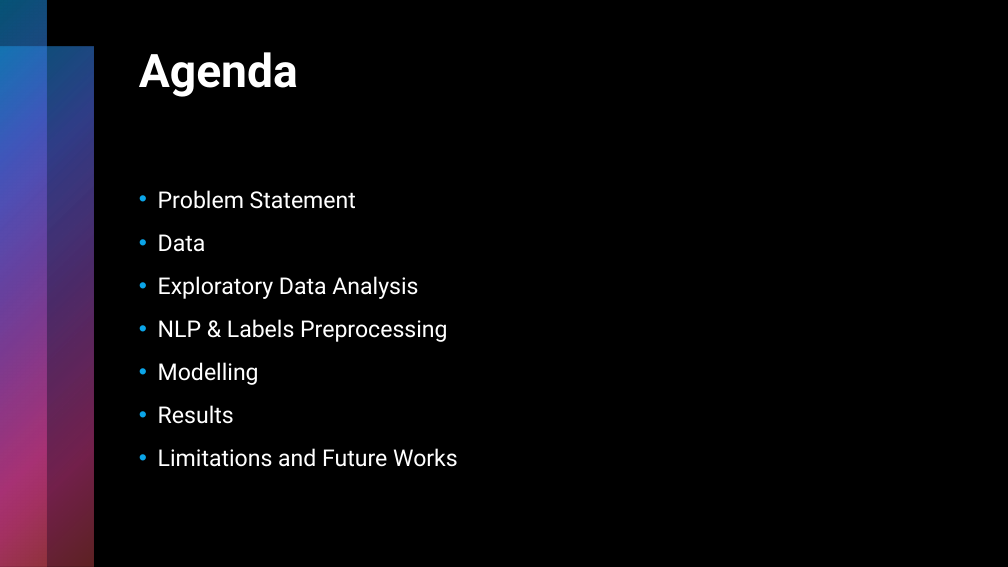
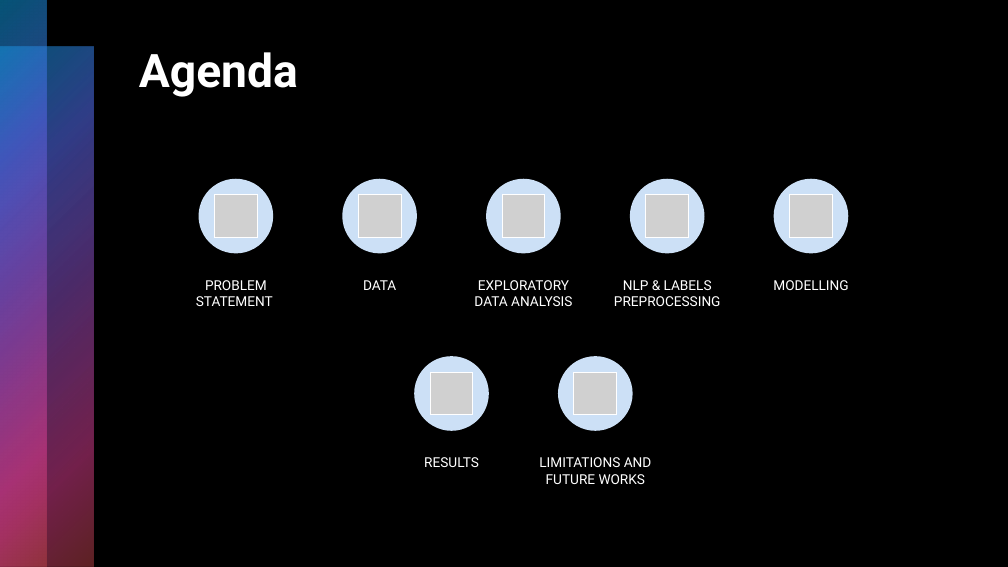
Before and after one commit to Shritej24c/drug_review_NLP, a slide deck: slide 3 of Plots/Drug Review presentation.pptx. Drawn at 1008x567 pixels with LibreOffice and Linux fonts; fonts in the diff are those of the drawing; grey boxes stand for pictures. Boxes give left, top, right and bottom in pixels: in the first picture for what was removed or moved away, otherwise in the second. Text is boxed around its words. In the diff, an @@ line names an element or a change of style, - is before the commit and + after.

```diff
--- a/Plots/Drug Review presentation.pptx
+++ b/Plots/Drug Review presentation.pptx
@@ text removed at [158, 190, 458, 467] @@
-• Problem Statement
-• Data
-• Exploratory Data Analysis
-• NLP & Labels Preprocessing
-• Modelling
-• Results
-• Limitations and Future Works
@@ group added at [196, 178, 848, 484]: 7 ellipses, 7 pictures, 7 texts @@
+PROBLEM STATEMENT
+DATA
+EXPLORATORY DATA ANALYSIS
+NLP & LABELS PREPROCESSING
+MODELLING
+RESULTS
+LIMITATIONS AND FUTURE WORKS
```
Also in this commit, not shown: 6 other slides changed, 3 slides added, 2 slides removed, 3 other files.
